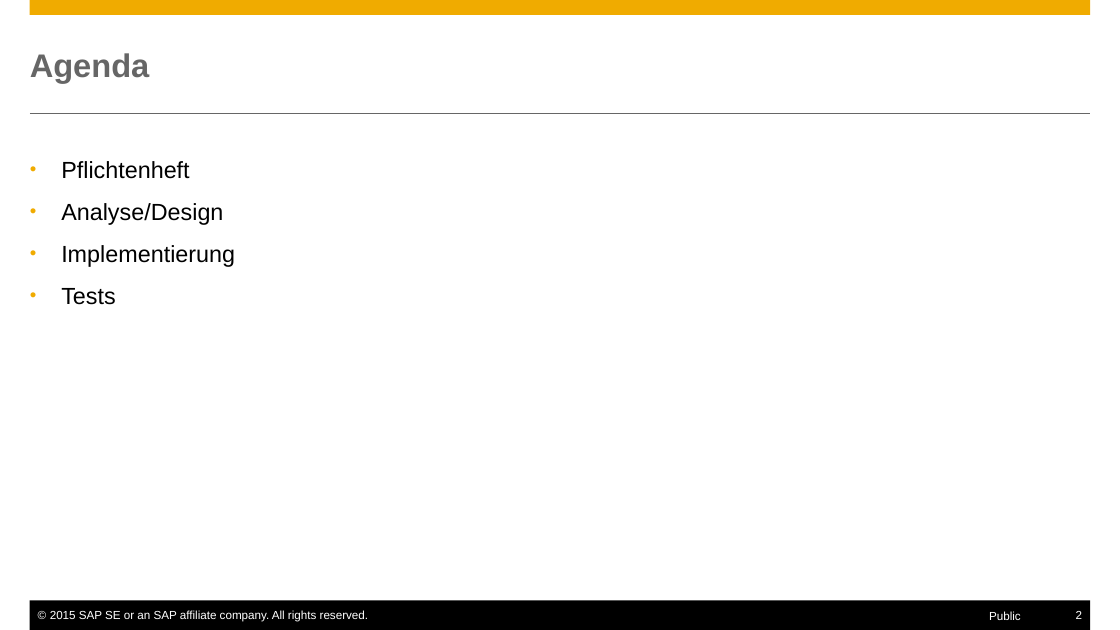
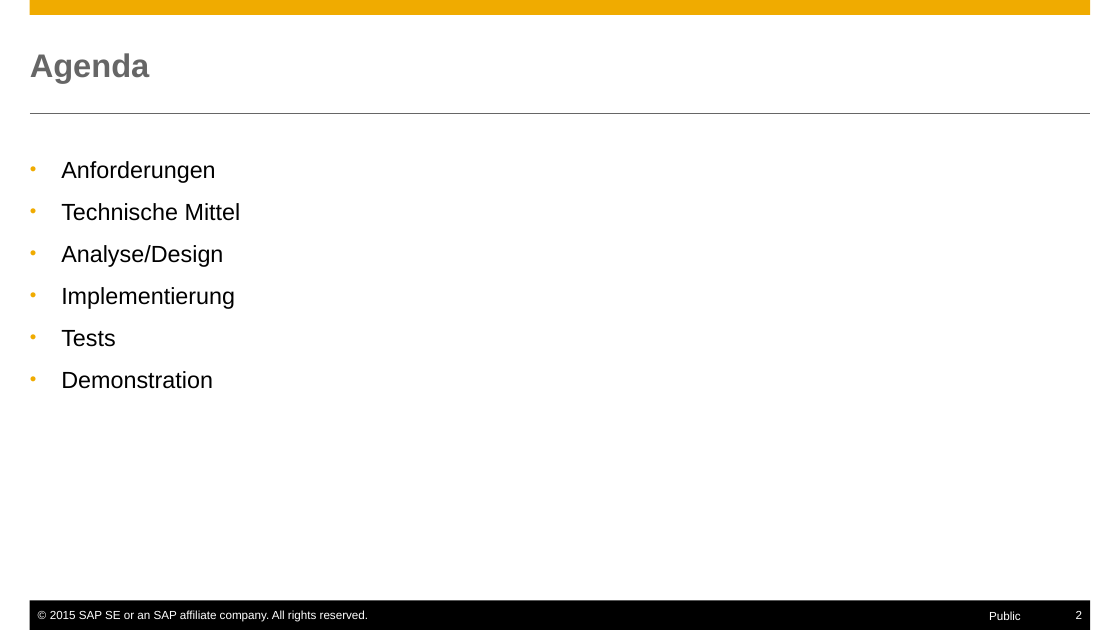
Before and after one commit to Nimuae/openui5_weather, a slide deck: slide 2 of Präsentation.pptx. Drawn at 1120x630 pixels with LibreOffice and Linux fonts; fonts in the diff are those of the drawing. Boxes give left, top, right and bottom in pixels: in the first picture for what was removed or moved away, otherwise in the second. Text is boxed around its words. In the diff, an @@ line names an element or a change of style, - is before the commit and + after.

Commit message:
Doc + Presentation

```diff
--- a/Präsentation.pptx
+++ b/Präsentation.pptx
@@ text at (x1=61, y1=161, x2=241, y2=221): text changed @@
-• Pflichtenheft
+• Anforderungen
+• Technische Mittel
@@ text at (x1=61, y1=371, x2=213, y2=389): paragraph added @@
+• Demonstration
```
Also in this commit, not shown: 6 slides added, 4 slides removed, 1 other file.
